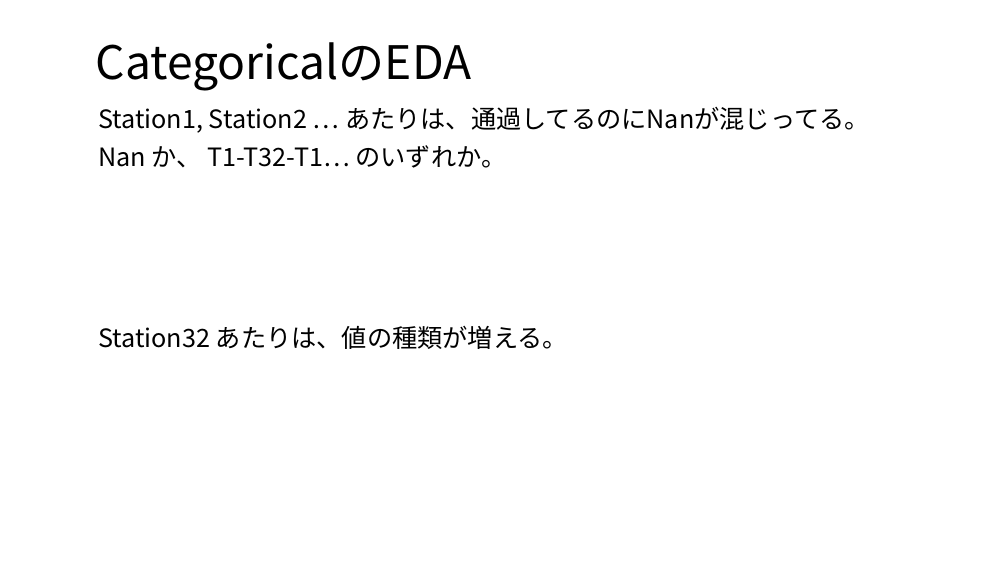
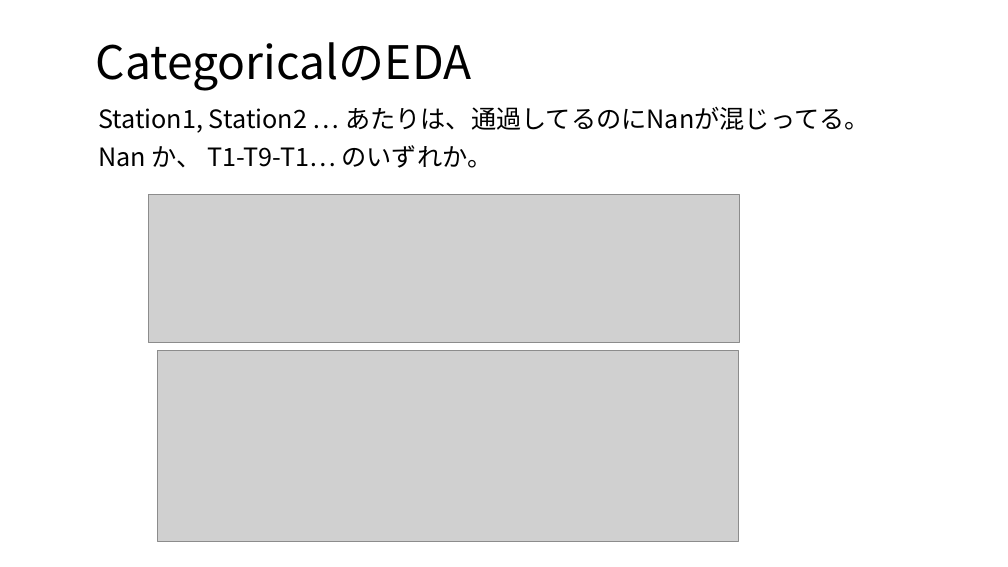
Before and after one commit to uetsu840/kaggle_bosch, a slide deck: slide 19 of 発表資料.pptx. Drawn at 1008x567 pixels with LibreOffice and Linux fonts; fonts in the diff are those of the drawing; grey boxes stand for pictures. Boxes give left, top, right and bottom in pixels: in the first picture for what was removed or moved away, otherwise in the second. Text is boxed around its words. In the diff, an @@ line names an element or a change of style, - is before the commit and + after.

```diff
--- a/発表資料.pptx
+++ b/発表資料.pptx
@@ text at box(98, 145, 493, 168): text changed @@
-Nan か、 T1-T32-T1… のいずれか。
+Nan か、 T1-T9-T1… のいずれか。
@@ picture added at box(148, 194, 740, 343) @@
@@ text removed at box(98, 326, 568, 349) @@
-Station32 あたりは、値の種類が増える。
@@ picture added at box(157, 351, 738, 542) @@
```
Also in this commit, not shown: 2 other slides changed, 4 slides added, 2 other files.
